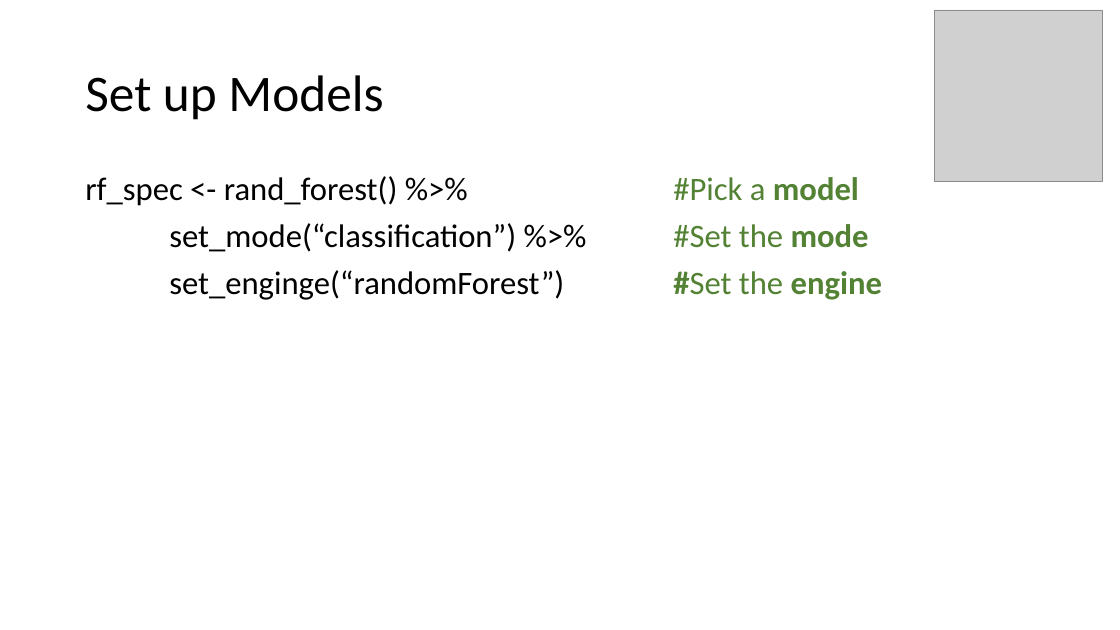
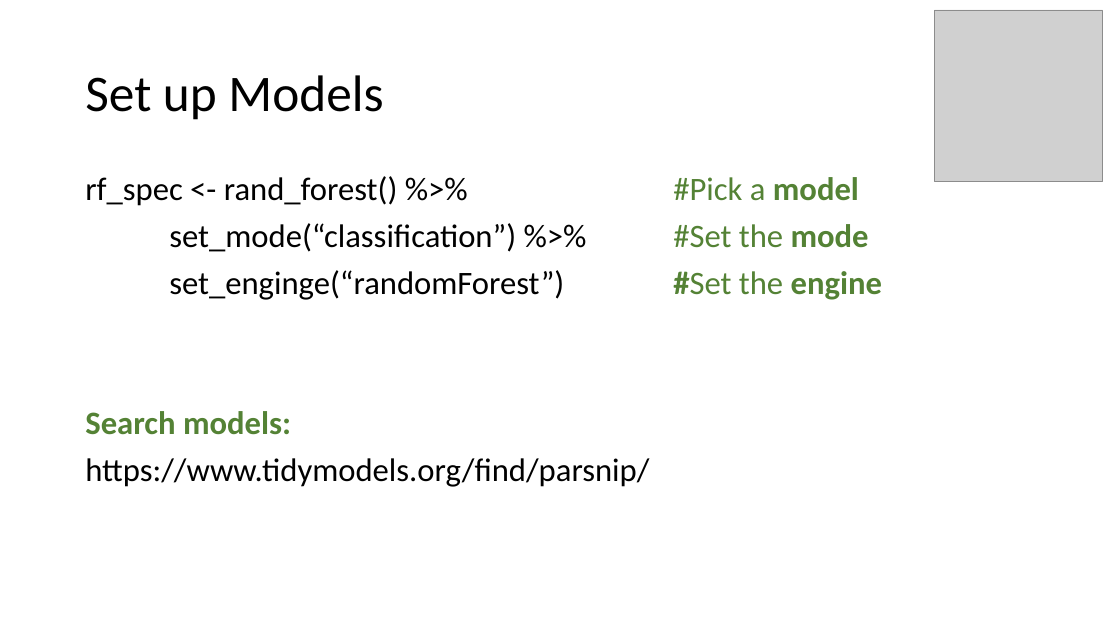
Before and after one commit to The-Kirby-Institute/NLP_Ascend_workshop, a slide deck: slide 12 of Ascend_workshop_coroner_NLP.pptx (slide 10 before the commit). Drawn at 1120x630 pixels with LibreOffice and Linux fonts; fonts in the diff are those of the drawing; grey boxes stand for pictures. Boxes give left, top, right and bottom in pixels: in the first picture for what was removed or moved away, otherwise in the second. Text is boxed around its words. In the diff, an @@ line names an element or a change of style, - is before the commit and + after.

```diff
--- a/Ascend_workshop_coroner_NLP.pptx
+++ b/Ascend_workshop_coroner_NLP.pptx
@@ text at (x1=85, y1=411, x2=649, y2=487): paragraphs added @@
+Search models:
+https://www.tidymodels.org/find/parsnip/
```
Also in this commit, not shown: 2 other slides changed, 5 slides added, 1 slide removed, 3 other files.
